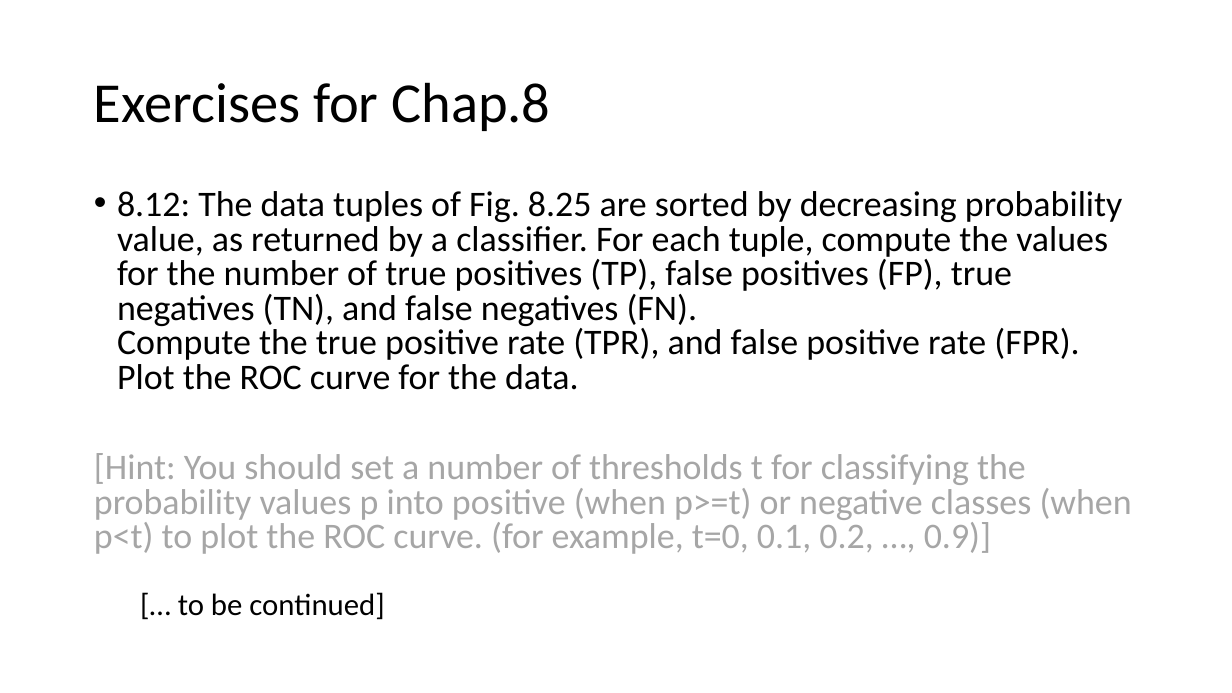
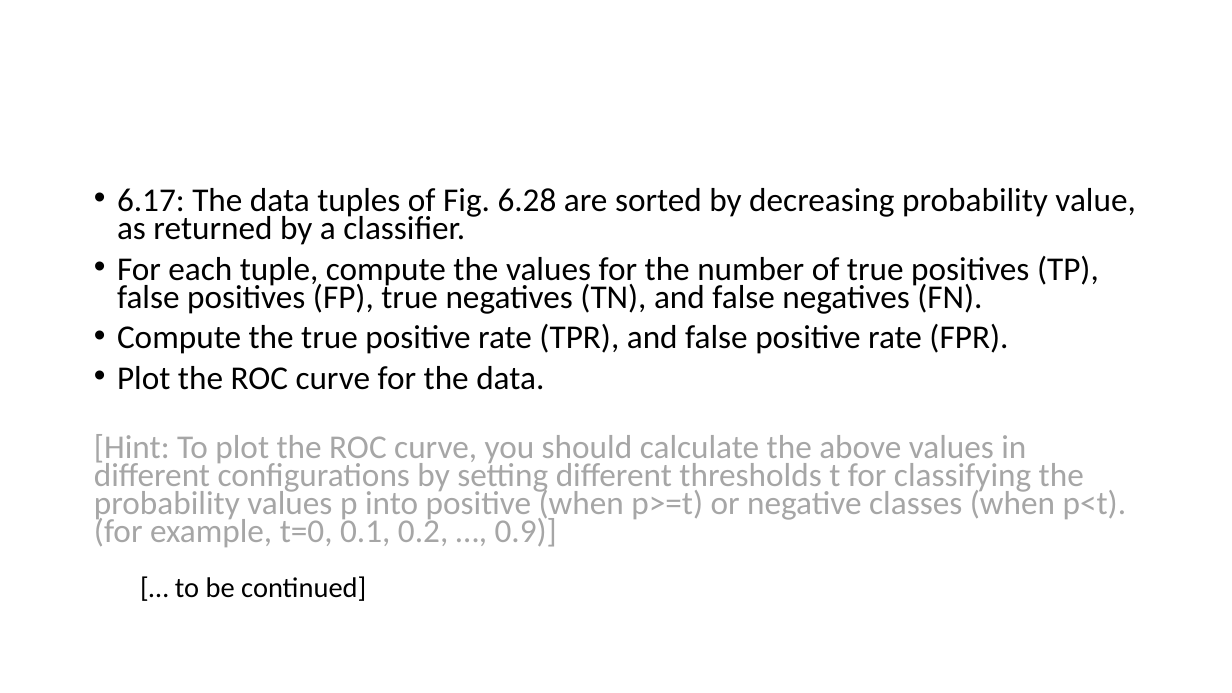
Before and after one commit to chriswjh/chriswjh.github.io, a slide deck: slide 4 of EDM/HW3.pptx. Drawn at 1232x693 pixels with LibreOffice and Linux fonts; fonts in the diff are those of the drawing. Boxes give left, top, right and bottom in pixels: in the first picture for what was removed or moved away, otherwise in the second. Text is boxed around its words. In the diff, an @@ line names an element or a change of style, - is before the commit and + after.

```diff
--- a/EDM/HW3.pptx
+++ b/EDM/HW3.pptx
@@ title removed at bbox=[94, 82, 550, 131] @@
-Exercises for Chap.8
@@ text at bbox=[94, 188, 1135, 547]: text changed; size 28 to 25.9 pt @@
-• 8.12: The data tuples of Fig. 8.25 are sorted by decreasing probability value, as returned by a classifier. For each tuple, compute the values for the number of true positives (TP), false positives (FP), true negatives (TN), and false negatives (FN).
-  Compute the true positive rate (TPR), and false positive rate (FPR). Plot the ROC curve for the data.
-[Hint: You should set a number of thresholds t for classifying the probability values p into positive (when p>=t) or negative classes (when p<t) to plot the ROC curve. (for example, t=0, 0.1, 0.2, …, 0.9)]
+• 6.17: The data tuples of Fig. 6.28 are sorted by decreasing probability value, as returned by a classifier.
+• For each tuple, compute the values for the number of true positives (TP), false positives (FP), true negatives (TN), and false negatives (FN).
+• Compute the true positive rate (TPR), and false positive rate (FPR).
+• Plot the ROC curve for the data.
+[Hint: To plot the ROC curve, you should calculate the above values in different configurations by setting different thresholds t for classifying the probability values p into positive (when p>=t) or negative classes (when p<t). (for example, t=0, 0.1, 0.2, …, 0.9)]
@@ text at bbox=[175, 576, 366, 601]: size 24 to 22.2 pt in "[… to be continued]"; line spacing 0.8 to 0.7 @@
```
Also in this commit, not shown: 5 other slides changed, 1 slide removed, 4 other files.
